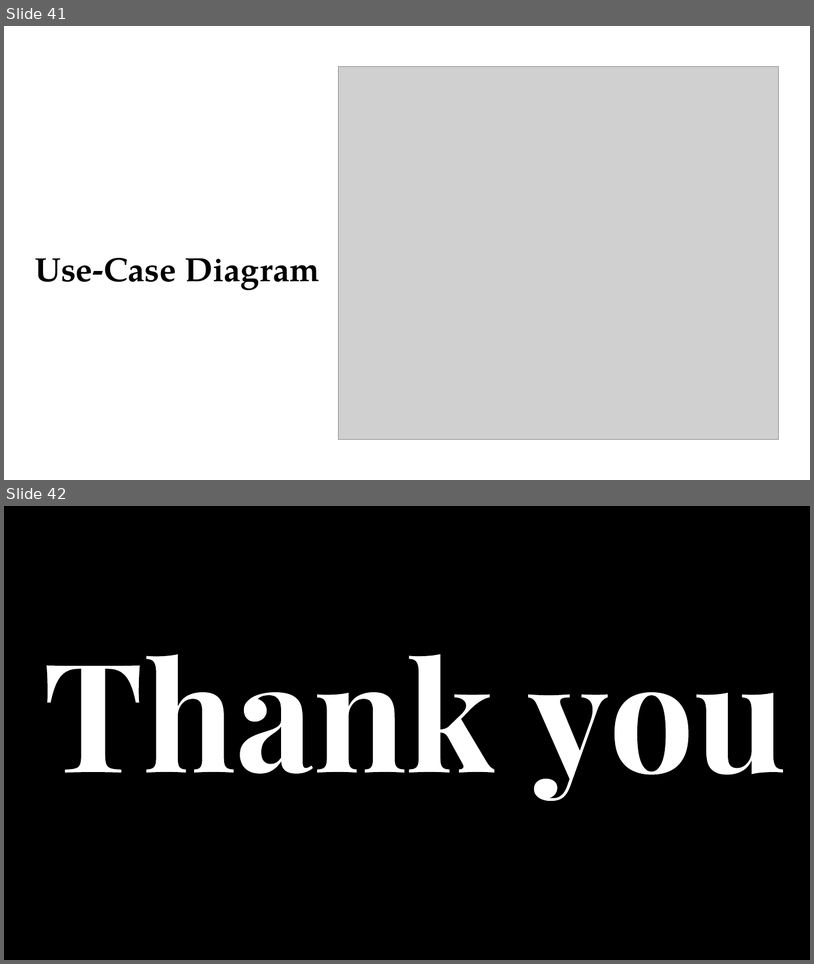
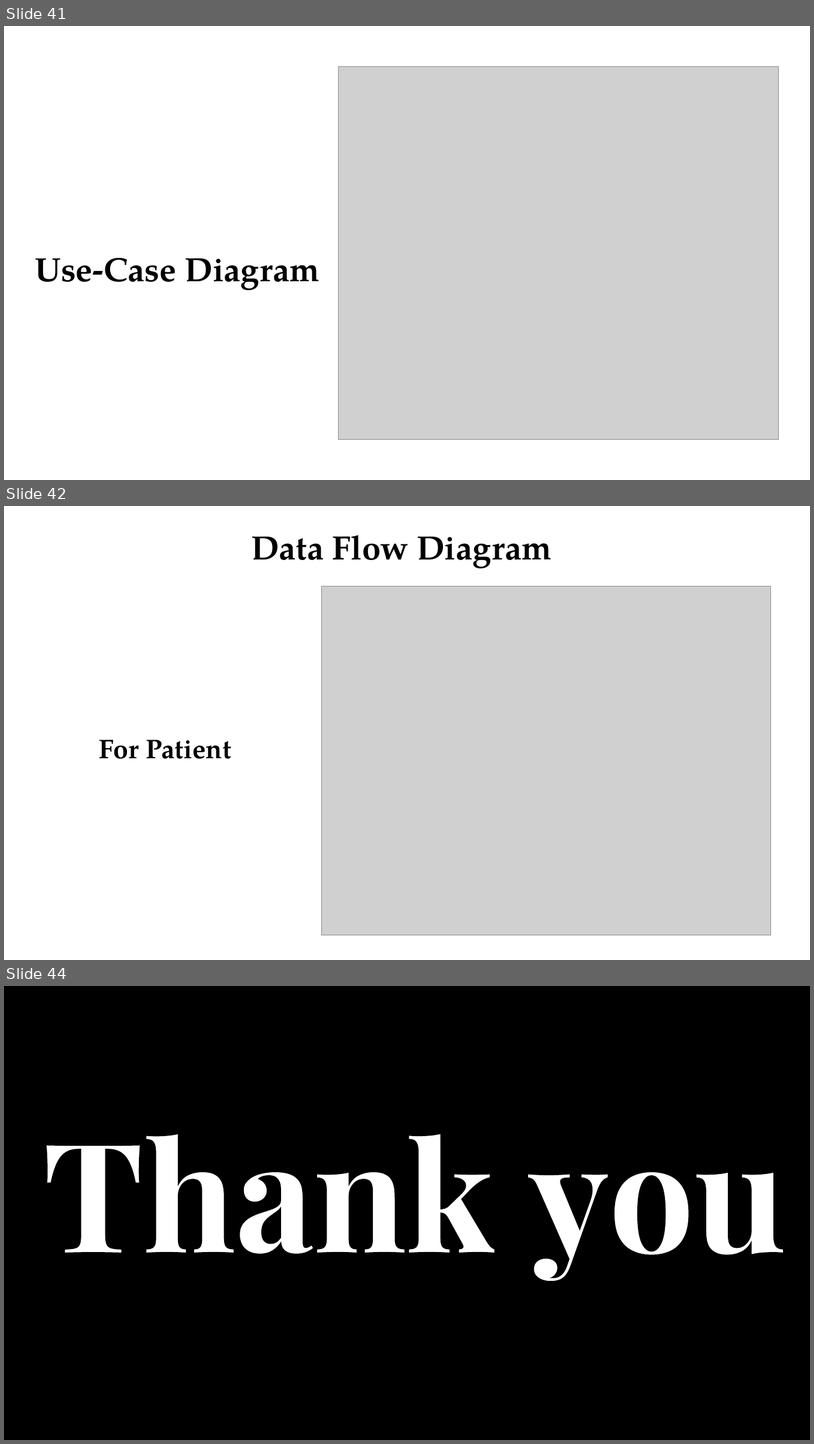
Before and after one commit to IntelligentBeaver/Doctor-Appointment-System, a slide deck: [MISC]/Slides/[Final] Project First Presentation.pptx. Shown one above the other, each under a label of ours: slides 41 and 42 before the commit, slides 41, 42 and 44 after it; the slides between them are not shown. The pictures are 814x964 and 814x1444 pixels, drawn with LibreOffice and Linux fonts; fonts in the diff are those of the drawing; grey boxes stand for pictures; background and template pictures are left out. Boxes give left, top, right and bottom in pixels: in the first picture for what was removed or moved away, otherwise in the second. Text is boxed around its words. In the diff, an @@ line names an element or a change of style, - is before the commit and + after.

Commit message:
Updated dfd diagrams

```diff
--- a/[MISC]/Slides/[Final] Project First Presentation.pptx
+++ b/[MISC]/Slides/[Final] Project First Presentation.pptx
@@ slide 42 added at [4,506,810,960], background #FFFFFF @@
@@ text added at [251,535,552,568], 40 pt, text #000000, bold @@
+Data Flow Diagram
@@ picture added at [322,586,771,935] @@
@@ text added at [99,739,231,759], 32 pt, text #000000, bold @@
+For Patient
@@ what was slide 42 is now slide 44 @@
```
Also in this commit, not shown: 1 slide changed, 1 other slide added, 3 other files.
